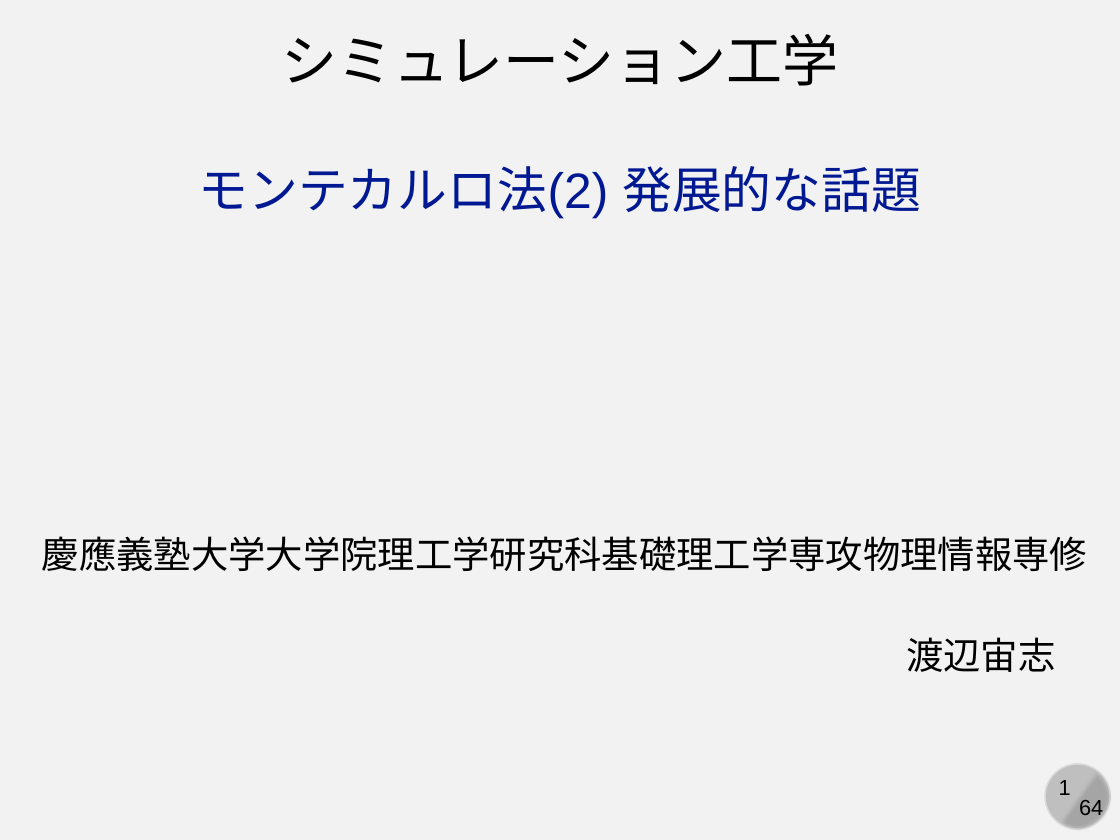
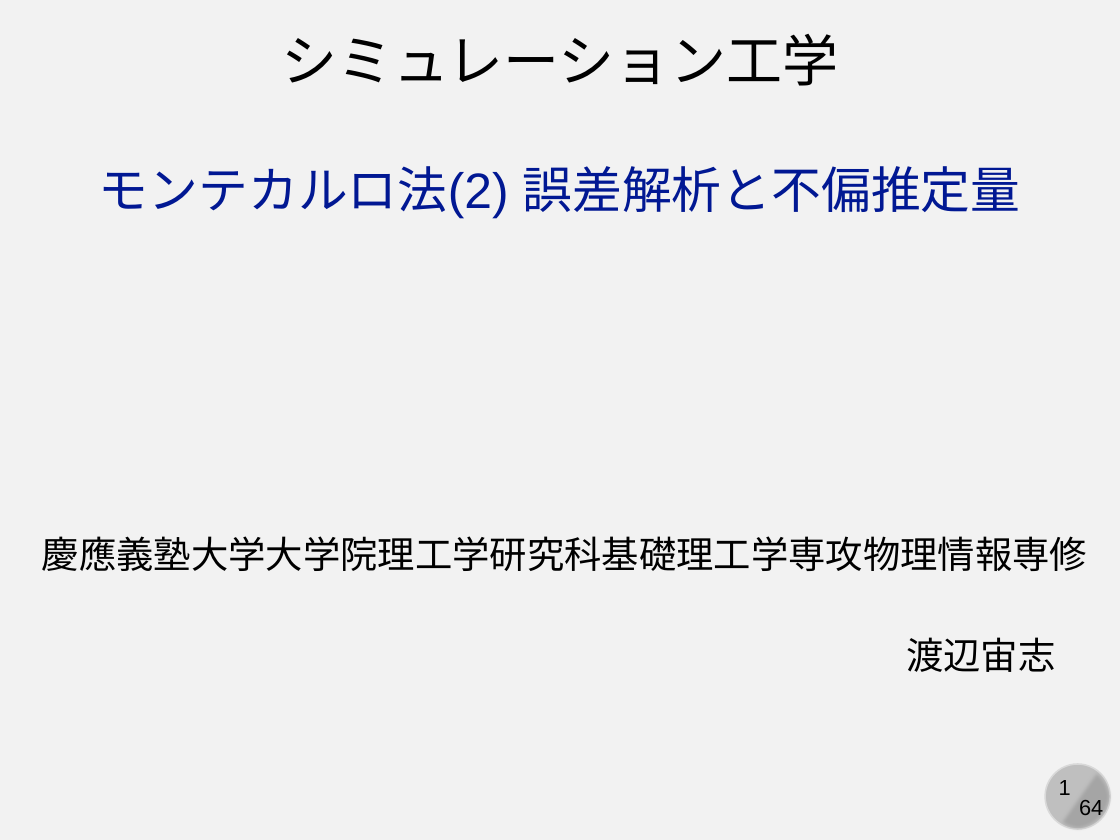
Before and after one commit to kaityo256/simulation_engineering, a slide deck: slide 1 of 03_mc_error/simulation03.pptx. Drawn at 1120x840 pixels with LibreOffice and Linux fonts; fonts in the diff are those of the drawing. Boxes give left, top, right and bottom in pixels: in the first picture for what was removed or moved away, otherwise in the second. Text is boxed around its words. In the diff, an @@ line names an element or a change of style, - is before the commit and + after.

```diff
--- a/03_mc_error/simulation03.pptx
+++ b/03_mc_error/simulation03.pptx
@@ text at box(99, 166, 1021, 219): text changed @@
-モンテカルロ法(2) 発展的な話題
+モンテカルロ法(2) 誤差解析と不偏推定量
```
Also in this commit, not shown: 3 other files.
